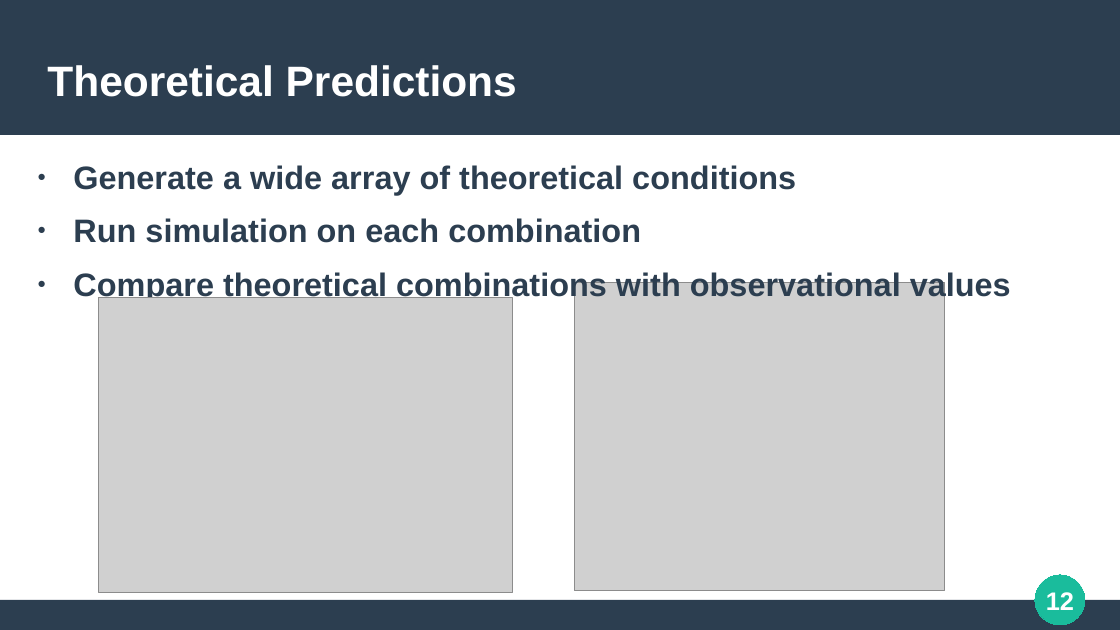
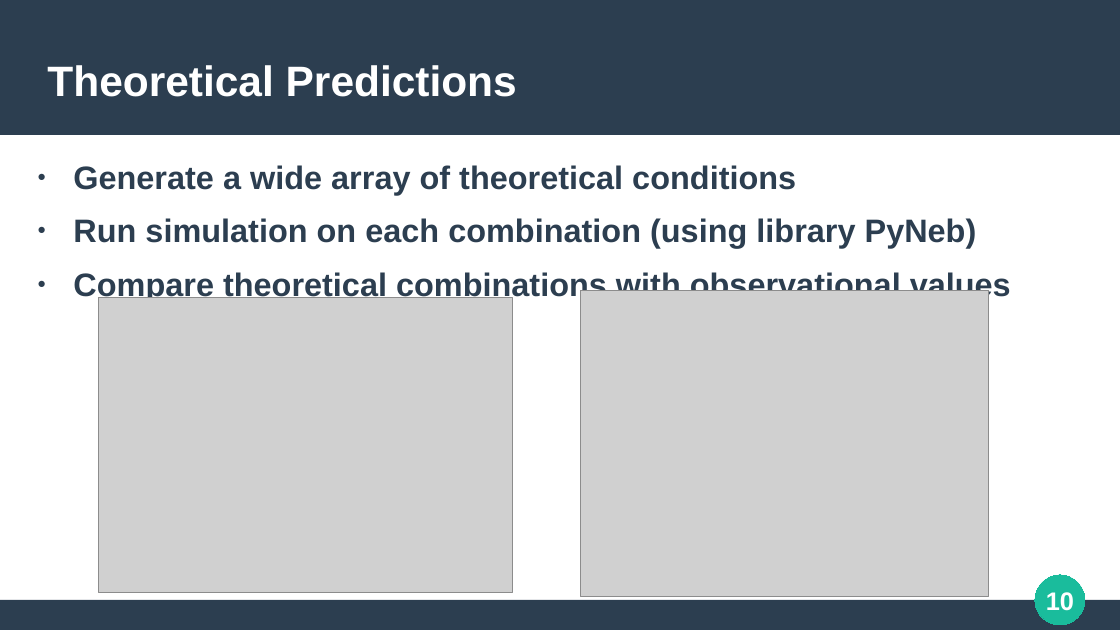
Before and after one commit to SmoolPerson/LRD-helium-analysis, a slide deck: slide 10 of media/presentation/Helium.odp (slide 12 before the commit). Drawn at 1120x630 pixels with LibreOffice and Linux fonts; fonts in the diff are those of the drawing; grey boxes stand for pictures. Boxes give left, top, right and bottom in pixels: in the first picture for what was removed or moved away, otherwise in the second. Text is boxed around its words. In the diff, an @@ line names an element or a change of style, - is before the commit and + after.

```diff
--- a/media/presentation/Helium.odp
+++ b/media/presentation/Helium.odp
@@ text at [73, 218, 977, 249]: text changed @@
-● Run simulation on each combination
+● Run simulation on each combination (using library PyNeb)
@@ picture: place and size @@
-picture at [574, 283, 945, 592]
+picture at [580, 291, 989, 597]
@@ page number at [1046, 592, 1074, 611]: text changed @@
-12
+10
```
Also in this commit, not shown: 12 other slides changed, 2 slides added, 4 slides removed, 1 other file.
